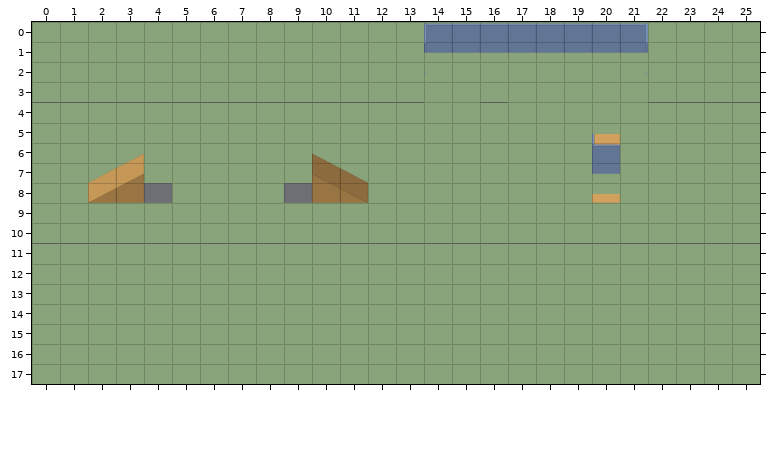
Two states of a Tiled map, maps/levels/levels.tmx. This is how it looked before the edit.
Cells are 128x92 px. Shown: x 0..25, y 0..17.
And afterwards:
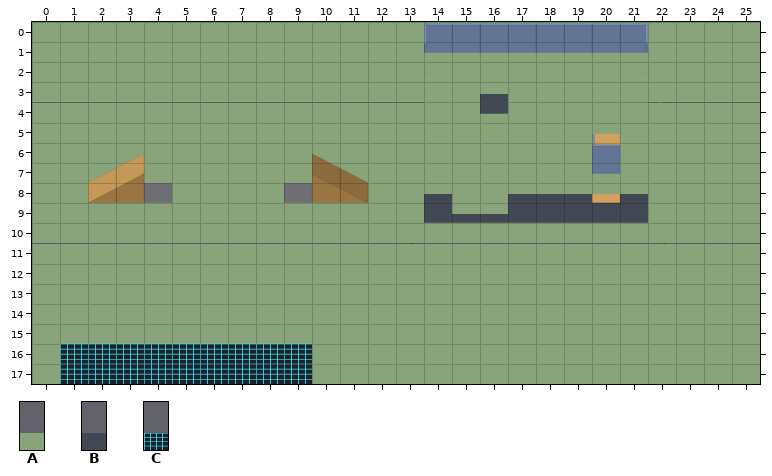
Key: from "pieces": A 0 "floor", B 228 "floor", C 229 "floor".
_ is an empty cell.
Diff:
Layer "Planta 0/suelo":
The author changed tile A to tile B in rows 3 to 6 at x 16; in row 8 at x 14, 17 to 19 and 21; in row 9 at x 14 to 21.
The author changed tile A to tile C in rows 16 to 17 at x 1 to 9.
